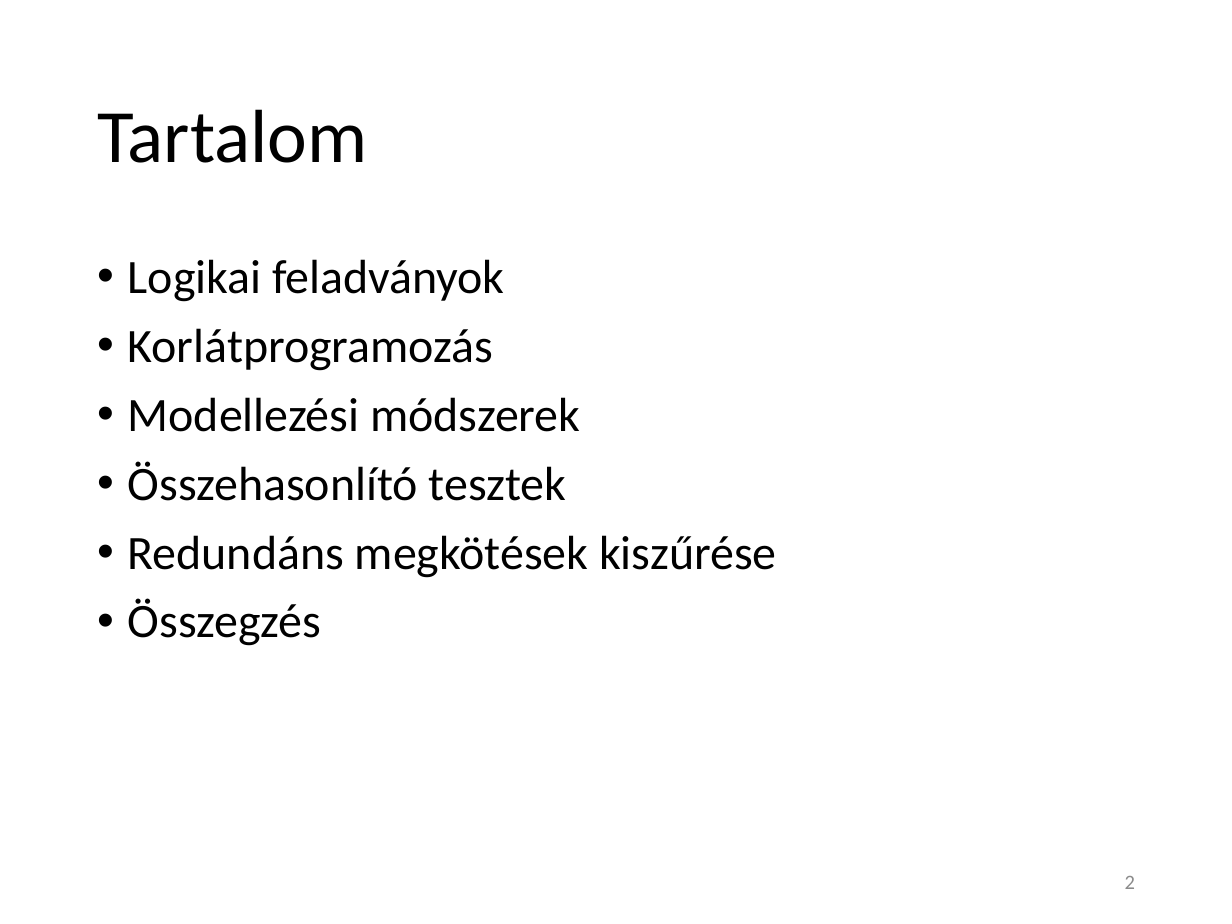
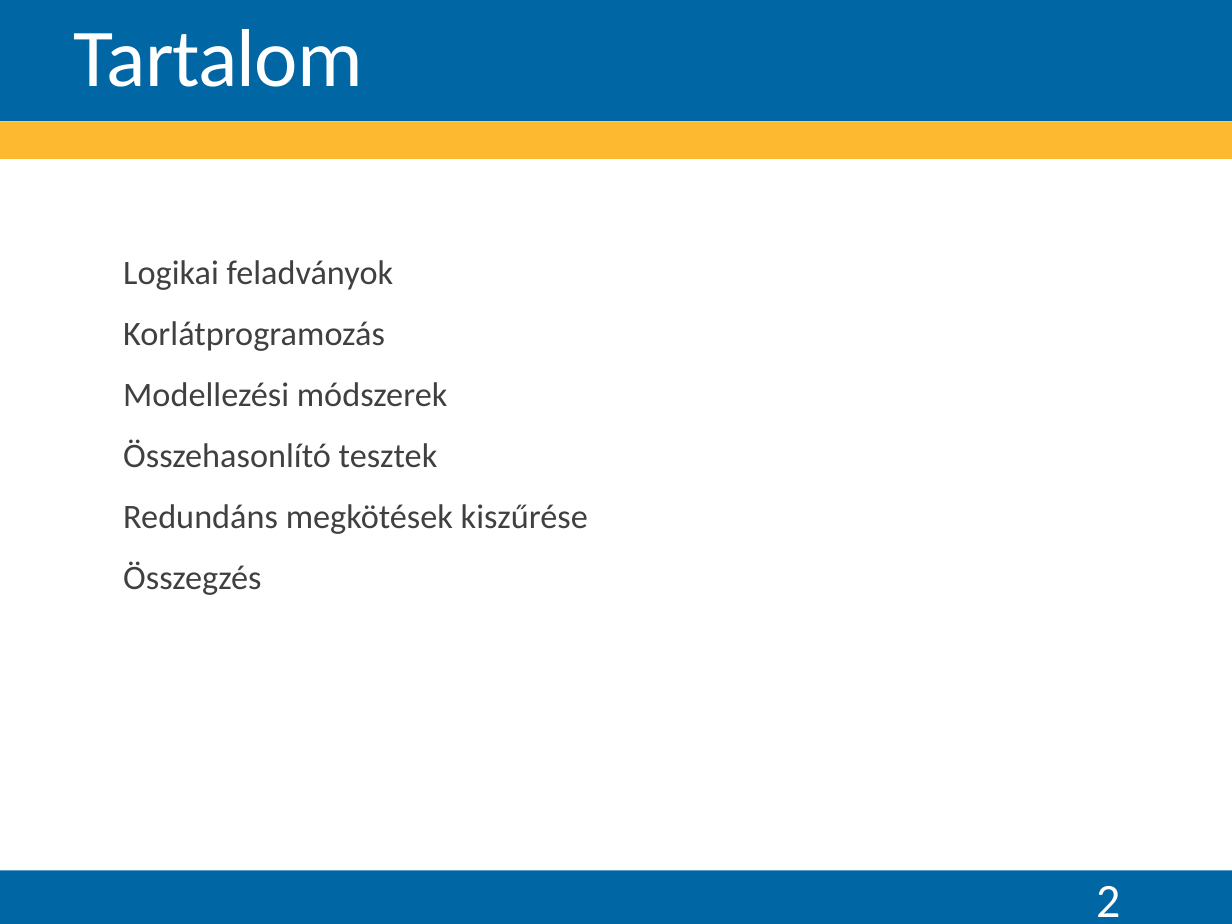
Before and after one commit to Teaching-projects/SZE-Peku221b, a slide deck: slide 2 of CP_Dolgozat/Előadás/Logikai feladványok megoldása korlátprogramozással.pptx. Drawn at 1232x924 pixels with LibreOffice and Linux fonts; fonts in the diff are those of the drawing; background and template pictures are left out. Boxes give left, top, right and bottom in pixels: in the first picture for what was removed or moved away, otherwise in the second. Text is boxed around its words. In the diff, an @@ line names an element or a change of style, - is before the commit and + after.

```diff
--- a/CP_Dolgozat/Előadás/Logikai feladványok megoldása korlátprogramozással.pptx
+++ b/CP_Dolgozat/Előadás/Logikai feladványok megoldása korlátprogramozással.pptx
@@ rectangle added at (0, 0, 1232, 121), fill #0066A4 @@
@@ title "Tartalom": place and size @@
-title "Tartalom" at (97, 109, 367, 163)
+title "Tartalom" at (74, 29, 363, 87)
@@ title "Tartalom" at (74, 29, 363, 87): size 44 to 48 pt, text colour #000000 to #FFFFFF, letter spacing 0 to -0.5 pt; line spacing 0.9 to 0.85; vertical alignment middle to bottom @@
@@ rectangle added at (0, 122, 1232, 159), fill #FDBA31 @@
@@ text "Logikai feladványok" at (123, 260, 588, 595): size 28 to 20 pt, text colour #000000 to #404040; bullet • to  ; more space between paragraphs @@
@@ rectangle added at (0, 870, 1232, 924), fill #0066A4 @@
@@ page number: place and size @@
-page number at (1125, 876, 1135, 889)
+page number at (1096, 886, 1120, 917)
@@ page number at (1096, 886, 1120, 917): size 12 to 28 pt, text colour #8C8C8C to #FFFFFF @@
```
Also in this commit, not shown: 9 other slides changed, 6 slides added, 6 slides removed, 11 other files.
